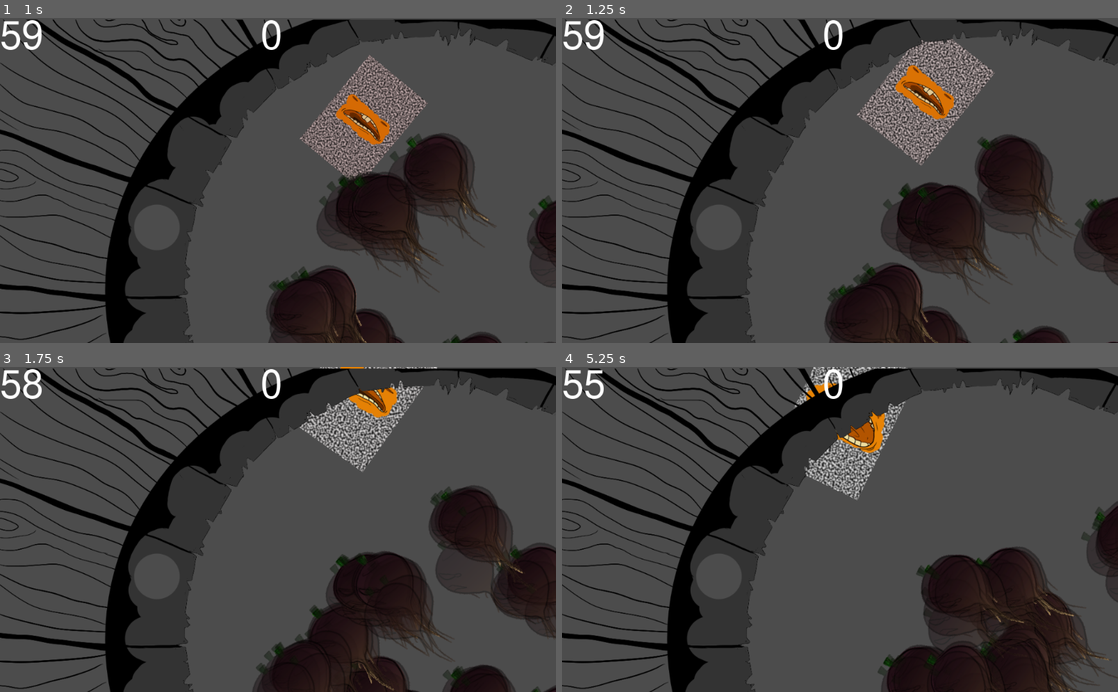
Above: before the commit, frames 1-4 (two rows, left to right).
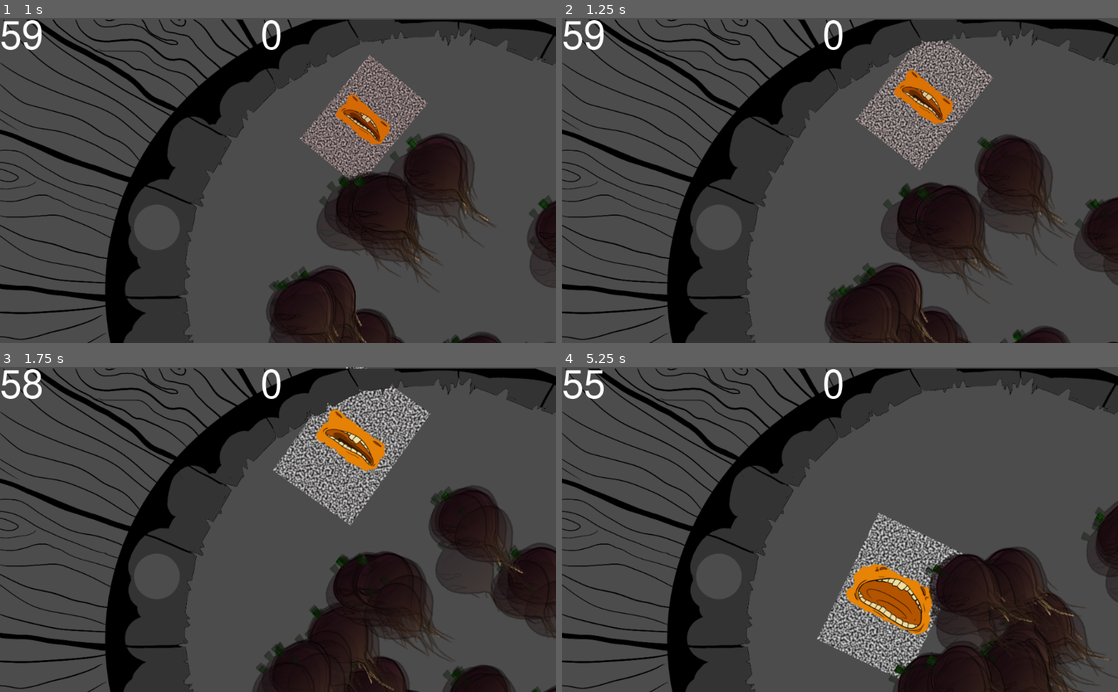
Above: after the commit, the same moments.

Repository: Nopey/carnival
Game: Godot game, scene res://Claw/Game.tscn
Same seed, same stepped clock (60 frames per second), same inputs: the game is played once before the commit and once after it.
Inputs:
- Up to frame 1 (1 s): tap Enter (ui_accept) at 0.5, 0.77 s; hold Up (ui_up) from 0.53 s (still down)
- Up to frame 2 (1.25 s): keep holding Up (ui_up)
- Up to frame 3 (1.75 s): keep holding Up (ui_up); tap Enter (ui_accept) at 1.52 s
- Up to frame 4 (5.25 s): release Up (ui_up) at 2.03 s; hold Left (ui_left) 2.03-3.53 s; tap Enter (ui_accept) at 3.02, 3.77, 4.52 s; hold Down (ui_down) 3.53-4.28 s; hold Right (ui_right) 4.28-5.03 s; hold Up (ui_up) from 5.03 s (still down)

Frame 1 is identical in both runs. In frame 2, 3.7% of the frame differs, in the area x 52-78%, y 6-48%; in frame 3, 5.4%; in frame 4, 8.6%, in the area x 41-85%, y 0-100%.

Commit message:
Keep player in bucket

Diff:
--- a/Claw/Bucket.gd
+++ b/Claw/Bucket.gd
@@ -1,5 +1,5 @@
 extends Area2D
-
+class_name Bucket
 
 # Declare member variables here. Examples:
 # var a = 2
--- a/Claw/GameManager.gd
+++ b/Claw/GameManager.gd
@@ -18,7 +18,7 @@
 
 
 # Called every frame. 'delta' is the elapsed time since the previous frame.
-func _process(delta):
+func _process(_delta):
 
 	if(turnips.size() < max_turnips):
 		create_turnip()
--- a/Claw/Player.gd
+++ b/Claw/Player.gd
@@ -7,6 +7,8 @@
 
 var time_remaining  = 60.0
 var points = 0
+
+export var screen_center: Vector2 = Vector2(600, 400)
 
 # Called when the node enters the scene tree for the first time.
 func _ready():
@@ -97,6 +99,10 @@
 				continue
 			turnip_in_mouth(turnip)
 
+	for area in self.get_overlapping_areas():
+		if area is Bucket:
+			self.global_position = lerp(screen_center, self.global_position, pow(0.5, delta))
+
 	# bump turnips out of the way
 	if bob_state == BobState.DOWN || bob_state == BobState.UP || bob_state == BobState.UP_GOTCHA:
 		for area in self.get_overlapping_areas():
--- a/project.godot
+++ b/project.godot
@@ -9,6 +9,11 @@
 config_version=4
 
 _global_script_classes=[ {
+"base": "Area2D",
+"class": "Bucket",
+"language": "GDScript",
+"path": "res://Claw/Bucket.gd"
+}, {
 "base": "Node2D",
 "class": "GameManager",
 "language": "GDScript",
@@ -20,6 +25,7 @@
 "path": "res://Claw/Turnip.gd"
 } ]
 _global_script_class_icons={
+"Bucket": "",
 "GameManager": "",
 "Turnip": ""
 }
